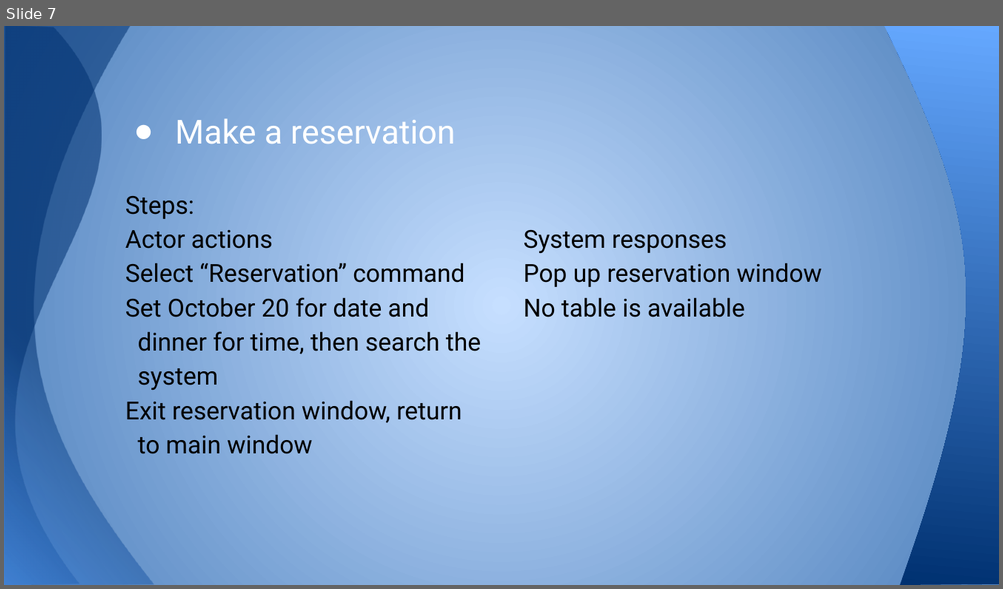
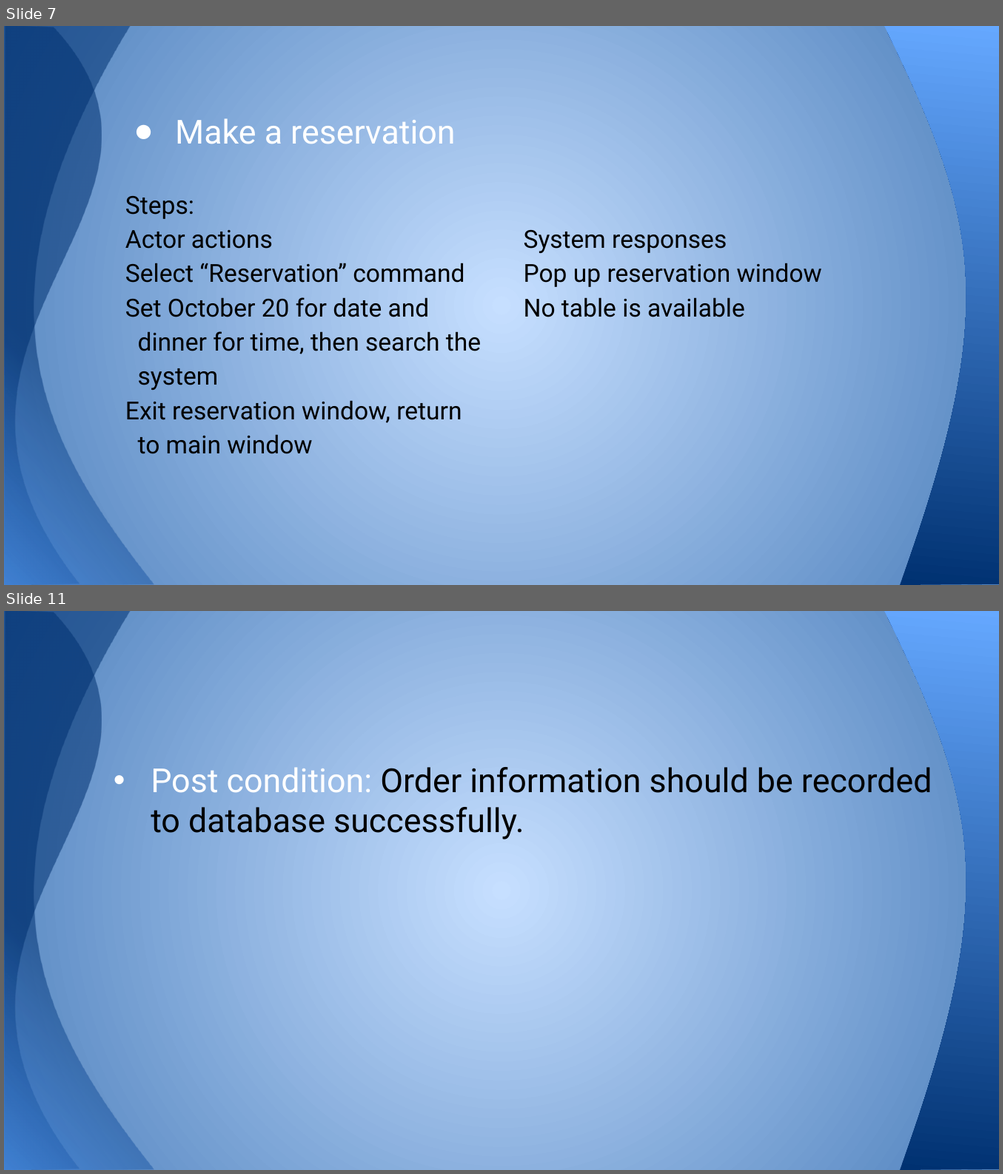
Before and after one commit to ruicsc/CSC640-Project, a slide deck: Project Part I.pptx. Shown one above the other, each under a label of ours: slide 7 before the commit, slides 7 and 11 after it; the slides between them are not shown. The pictures are 1003x589 and 1003x1174 pixels, drawn with LibreOffice and Linux fonts; fonts in the diff are those of the drawing. Boxes give left, top, right and bottom in pixels: in the first picture for what was removed or moved away, otherwise in the second. Text is boxed around its words. In the diff, an @@ line names an element or a change of style, - is before the commit and + after.

```diff
--- a/Project Part I.pptx
+++ b/Project Part I.pptx
@@ slide 11 added at bbox=[4, 611, 999, 1170], background gradient #C6DFFF to #4F81BD; not listed: 3 template elements that a slide beside it also shows @@
@@ text added at bbox=[151, 767, 932, 840], 24 pt, text #000000 @@
+• Post condition: Order information should be recorded to database successfully.
```
Also in this commit, not shown: 1 slide changed, 4 other slides added.
